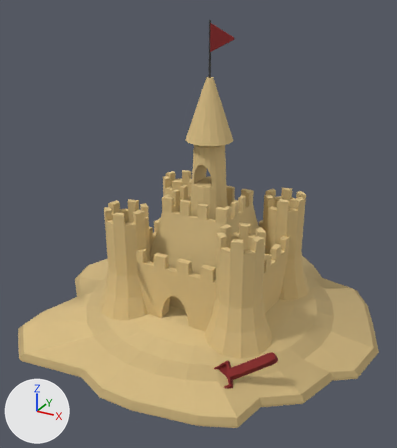
The glTF model examples/aframe/manipulate/sand-castle.glb as it was, and as the next commit left it.
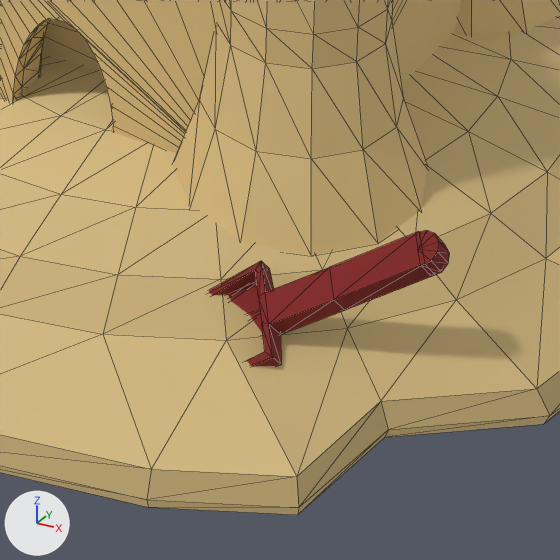
The first picture shows the older version from a 50 mm camera at (145.0, -243.0, 188.0) aimed at (5.0, 12.0, 61.0). The close-ups show both versions on the part from 40% to 77% of the width and 65% to 98% of the height of that picture; other places that the commit changed are outside them. Arrows for +X, +Y and +Z are at lower left; the lights stay in place. The close-ups show mesh edges as thin lines.

The first close-up shows 'node-0'.
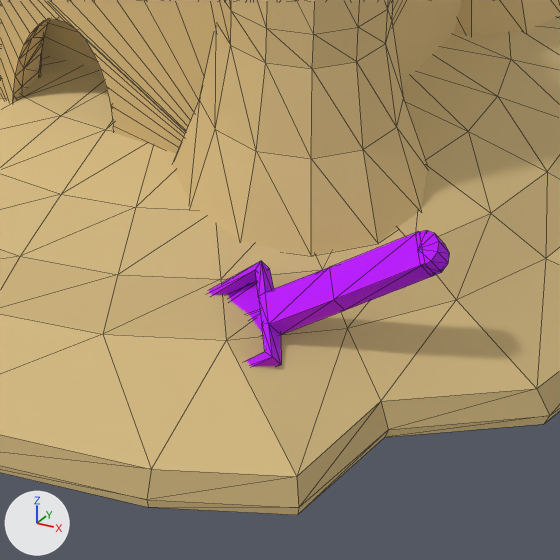
The newer file is also rescaled (x0.00911) as a whole; pictures and numbers use the older file's frame.

Where the change shows, as pixel boxes (x1, y1, x2, y2) in the close-ups (560 x 560 px):
```json
{"object": "node-0", "change": "recoloured", "before": [205, 227, 452, 370], "after": [205, 227, 452, 370], "on screen": "red to purple"}
```

Edits to the scene script, one JSON object a line:
```json
{"op": "set", "path": "mat_02___default.base_color", "old": "(0.22, 0.0157, 0.0157)", "new": "(0.498, 0.0, 1.0)", "note": "red #812222 -> purple #bb00ff"}
```
